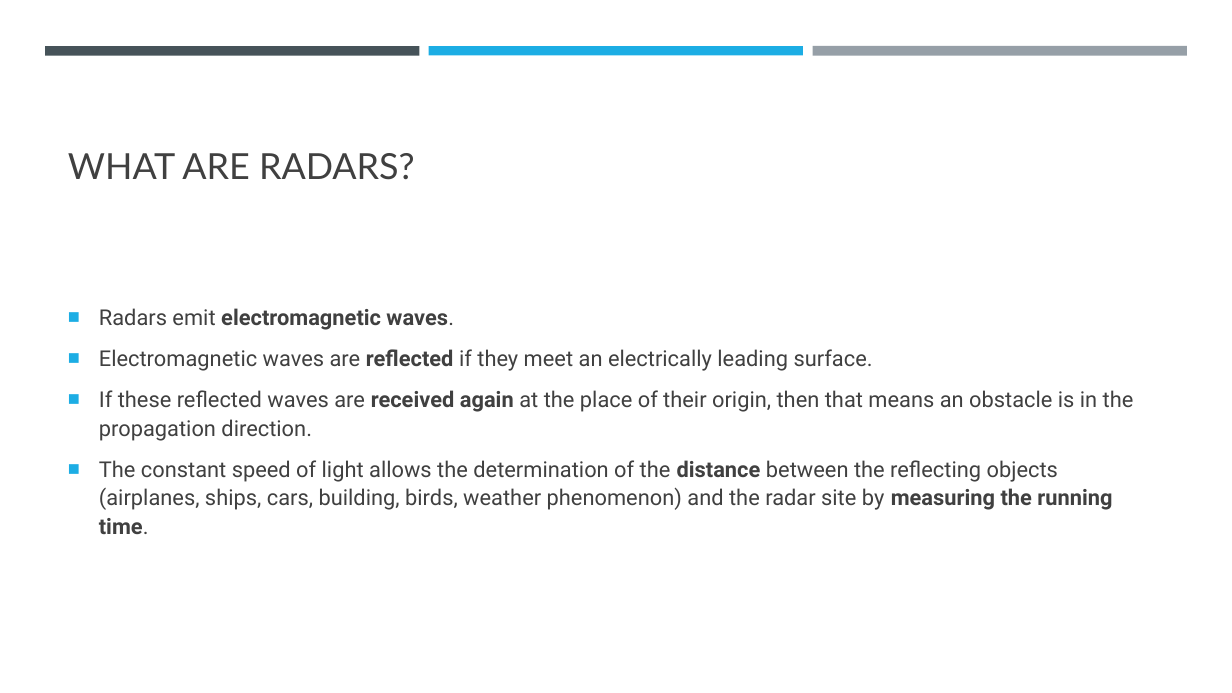
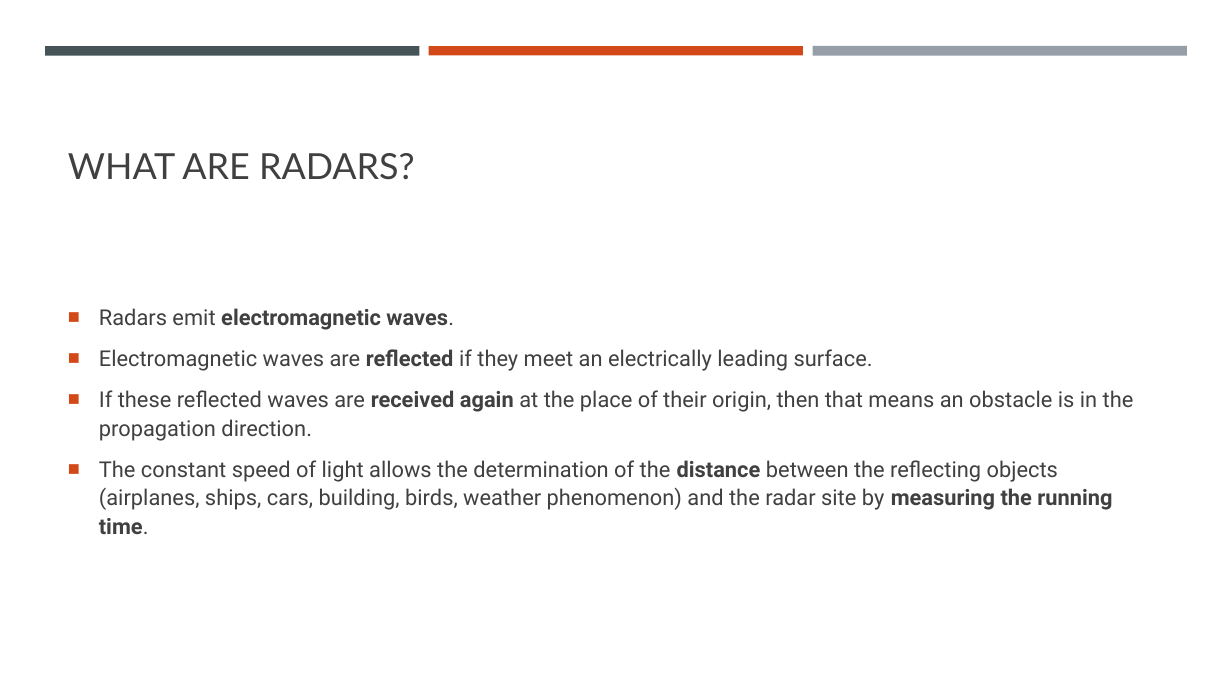
Before and after one commit to vlouf/AMOS_2020, a slide deck: slide 2 of 01 - Introduction/Part 1 - Radar general concepts.pptx. Drawn at 1232x693 pixels with LibreOffice and Linux fonts; fonts in the diff are those of the drawing. Boxes give left, top, right and bottom in pixels: in the first picture for what was removed or moved away, otherwise in the second. Text is boxed around its words. In the diff, an @@ line names an element or a change of style, - is before the commit and + after.

```diff
--- a/01 - Introduction/Part 1 - Radar general concepts.pptx
+++ b/01 - Introduction/Part 1 - Radar general concepts.pptx
@@ rectangle at (429, 46, 803, 55): fill #1CADE4 to #D34817 @@
@@ text "Radars emit electromagnetic waves." at (99, 308, 1134, 534): bullet colour #1CADE4 to #D34817 @@
```
Also in this commit, not shown: 8 other slides changed, 1 slide added.
